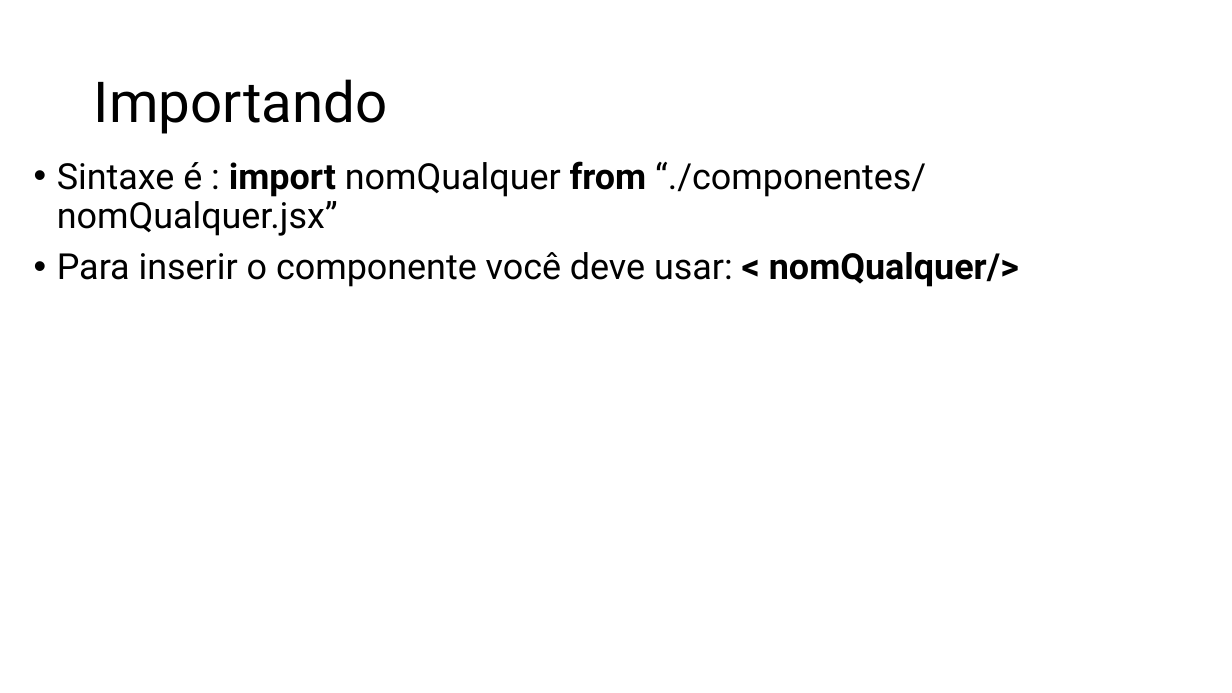
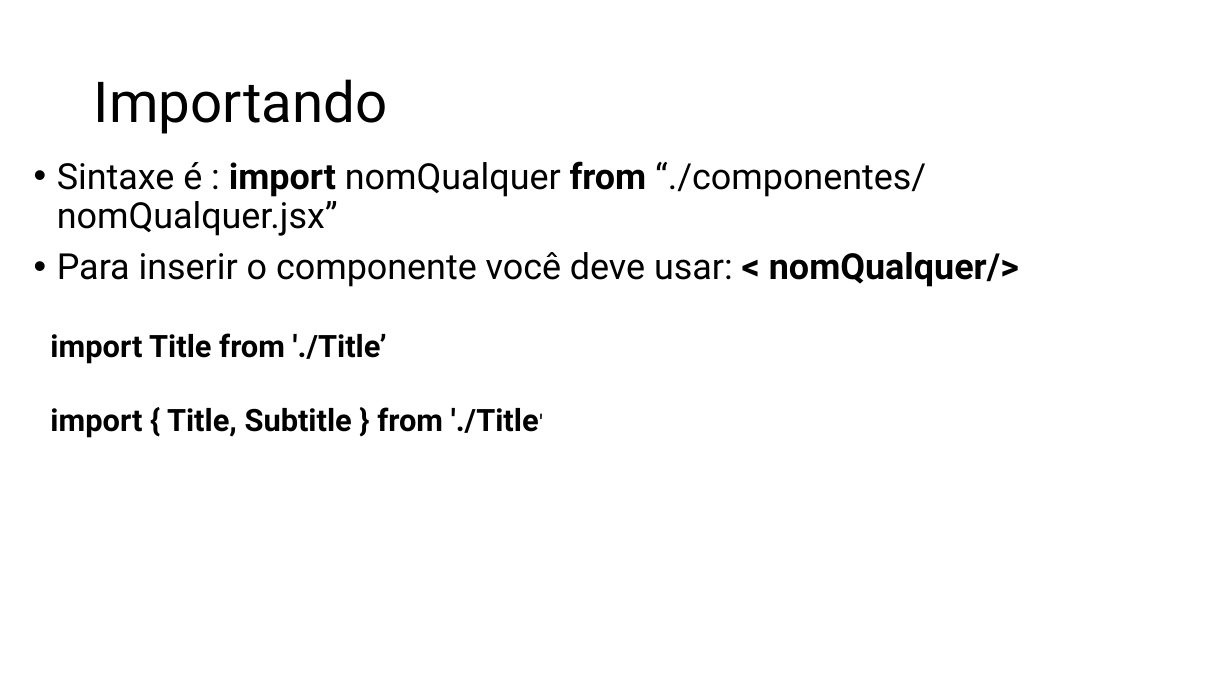
Before and after one commit to RogerSobral/h_codar_react, a slide deck: slide 19 of React.pptx (slide 7 before the commit). Drawn at 1232x693 pixels with LibreOffice and Linux fonts; fonts in the diff are those of the drawing. Boxes give left, top, right and bottom in pixels: in the first picture for what was removed or moved away, otherwise in the second. Text is boxed around its words. In the diff, an @@ line names an element or a change of style, - is before the commit and + after.

```diff
--- a/React.pptx
+++ b/React.pptx
@@ text added at [50, 333, 539, 438], 24 pt, text #000000, bold @@
+import Title from './Title’
+import { Title, Subtitle } from './Title'
```
Also in this commit, not shown: 2 other slides changed, 16 slides added, 46 other files.
